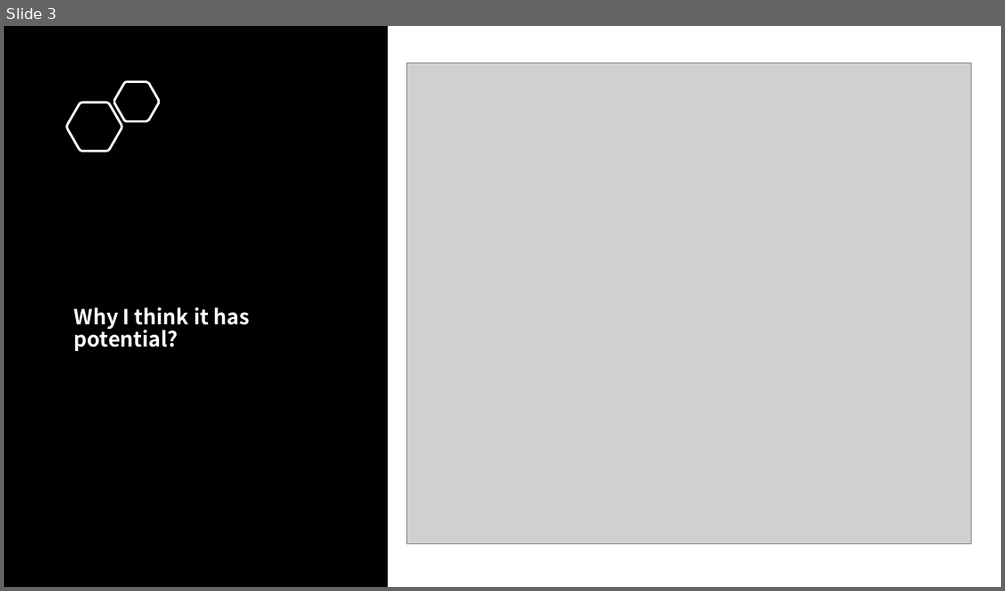
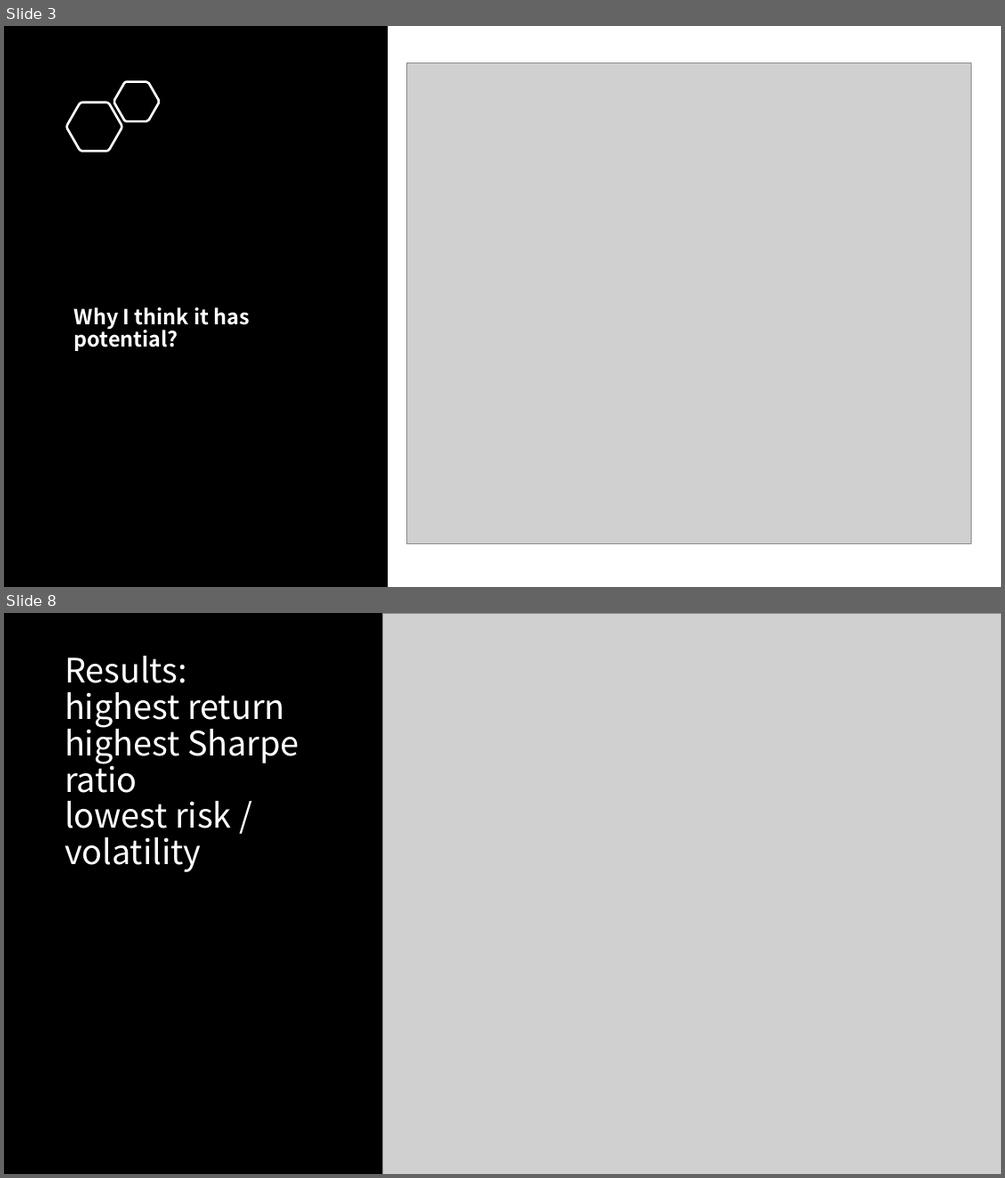
Before and after one commit to Shinan-tech/Final-Project_portfolio-optimization, a slide deck: Final Project_portfolio optimisation.pptx. Shown one above the other, each under a label of ours: slide 3 before the commit, slides 3 and 8 after it; the slides between them are not shown. The pictures are 1005x591 and 1005x1178 pixels, drawn with LibreOffice and Linux fonts; fonts in the diff are those of the drawing; grey boxes stand for pictures. Boxes give left, top, right and bottom in pixels: in the first picture for what was removed or moved away, otherwise in the second. Text is boxed around its words. In the diff, an @@ line names an element or a change of style, - is before the commit and + after.

```diff
--- a/Final Project_portfolio optimisation.pptx
+++ b/Final Project_portfolio optimisation.pptx
@@ slide 8 added at (4, 613, 1001, 1174), background #000000 @@
@@ picture added at (383, 613, 1001, 1174) @@
@@ title added at (65, 656, 299, 872), 32.4 pt, text #FFFFFF @@
+Results:
+highest return
+highest Sharpe ratio
+lowest risk / volatility
```
Also in this commit, not shown: 1 slide changed, 5 other slides added, 3 other files.
